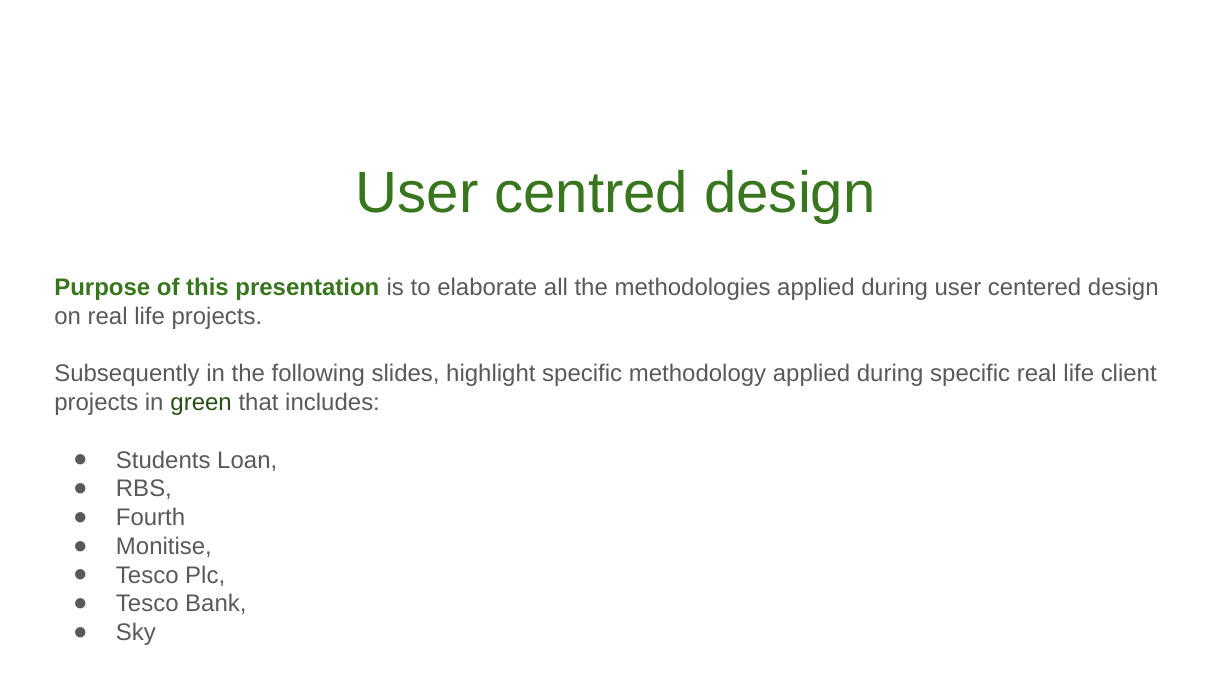
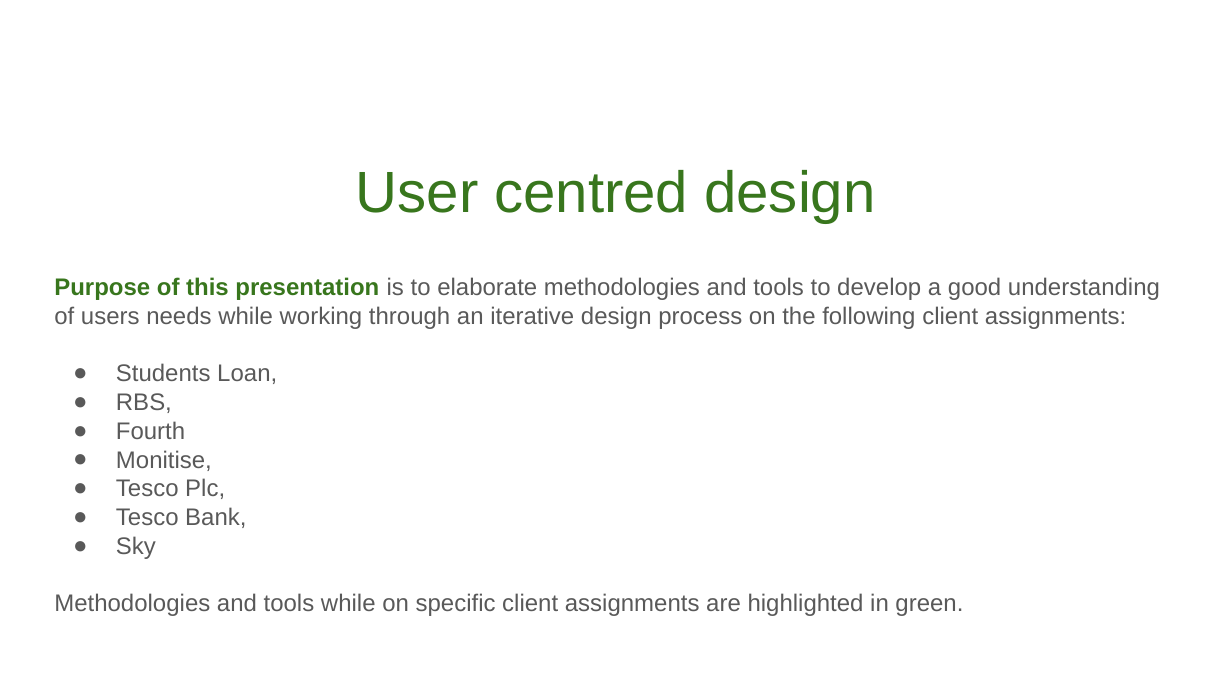
Before and after one commit to RaghavanKasthuri/User-Experience-UX-, a slide deck: slide 1 of User Centred Design/User Centered Design.pptx. Drawn at 1232x693 pixels with LibreOffice and Linux fonts; fonts in the diff are those of the drawing. Boxes give left, top, right and bottom in pixels: in the first picture for what was removed or moved away, otherwise in the second. Text is boxed around its words. In the diff, an @@ line names an element or a change of style, - is before the commit and + after.

Commit message:
Update User Centered Design.pptx
Updated the cover sheet and as well the description to read:

Methods to develop an understanding of users needs during the iterative design process.

```diff
--- a/User Centred Design/User Centered Design.pptx
+++ b/User Centred Design/User Centered Design.pptx
@@ subtitle at <box>54,277,1160,329</box>: text changed @@
-Purpose of this presentation is to elaborate all the methodologies applied during user centered design on real life projects.
-Subsequently in the following slides, highlight specific methodology applied during specific real life client projects in green that includes:
+Purpose of this presentation is to elaborate methodologies and tools to develop a good understanding of users needs while working through an iterative design process on the following client assignments:
@@ subtitle at <box>54,593,963,616</box>: paragraph added @@
+Methodologies and tools while on specific client assignments are highlighted in green.
```
Also in this commit, not shown: 8 other slides changed.
